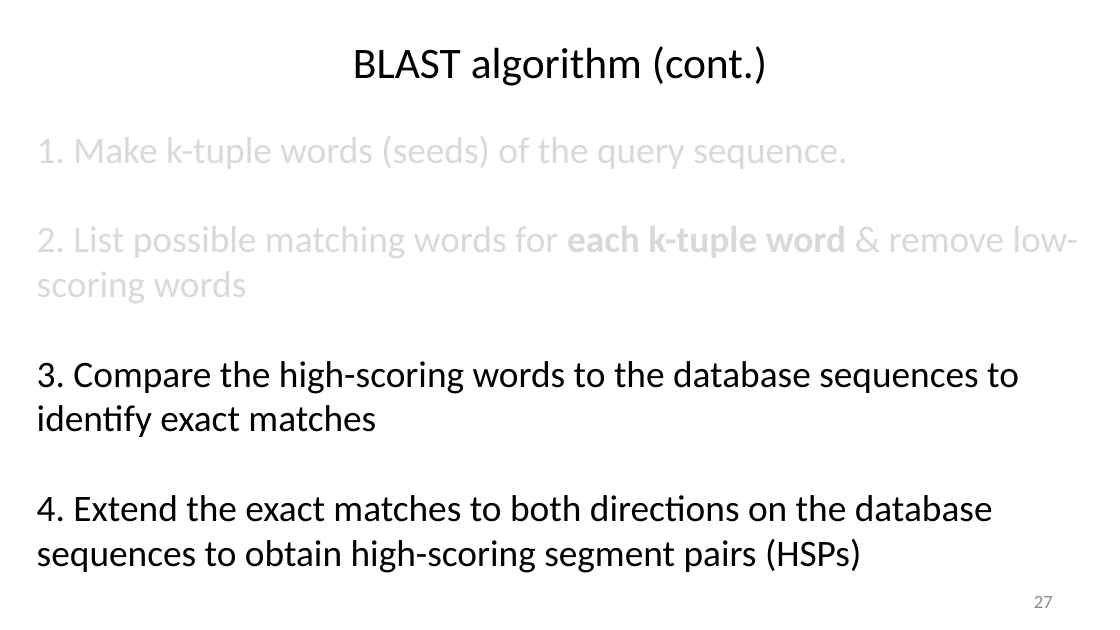
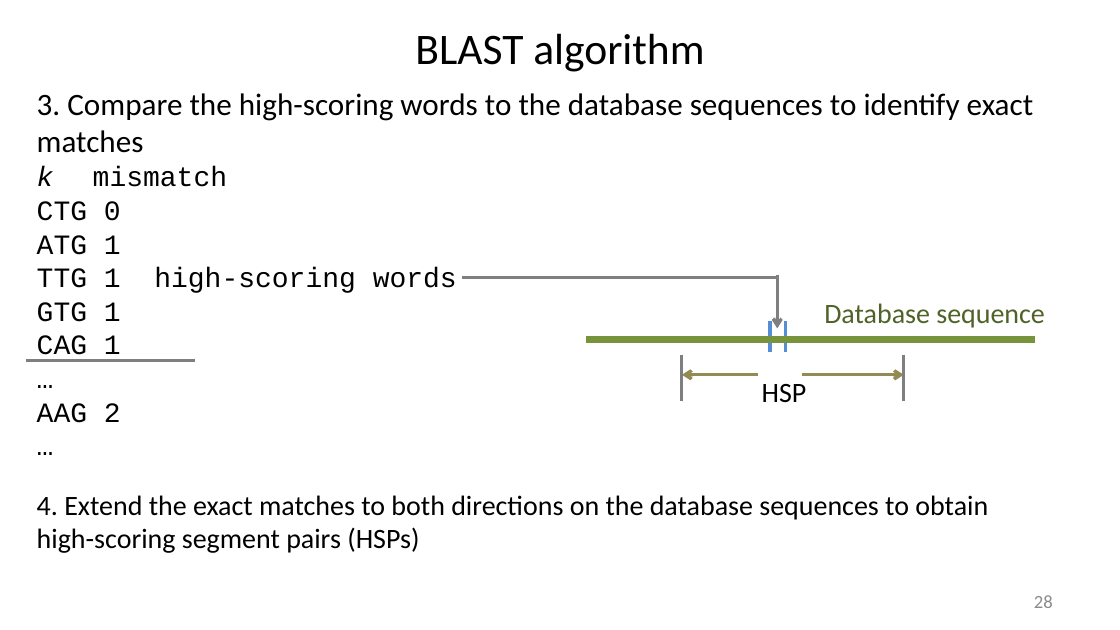
Before and after one commit to liu3zhenlab/teaching, a slide deck: slide 28 of PLPTH813Bioinformatis/2025/1_lecture/lecture04_alignment_I.pptx (slide 27 before the commit). Drawn at 1120x630 pixels with LibreOffice and Linux fonts; fonts in the diff are those of the drawing. Boxes give left, top, right and bottom in pixels: in the first picture for what was removed or moved away, otherwise in the second. Text is boxed around its words. In the diff, an @@ line names an element or a change of style, - is before the commit and + after.

```diff
--- a/PLPTH813Bioinformatis/2025/1_lecture/lecture04_alignment_I.pptx
+++ b/PLPTH813Bioinformatis/2025/1_lecture/lecture04_alignment_I.pptx
@@ title at (415,33,704,72): text changed @@
-BLAST algorithm (cont.)
+BLAST algorithm
@@ text "3. Compare the high-scoring words ...": place and size @@
-text "3. Compare the high-scoring words ..." at (37,128,1078,573)
+text "3. Compare the high-scoring words ..." at (37,93,1033,423)
@@ text at (37,93,1033,153): size 24 to 20 pt in "3. Compare the high-scoring words to the ..." @@
@@ text at (37,128,1078,308): paragraphs removed @@
-1. Make k-tuple words (seeds) of the query sequence.
-2. List possible matching words for each k-tuple word & remove low-scoring words
@@ text at (37,167,457,423): text changed; size 24 to 18 pt; font Calibri to Courier New @@
-4. Extend the exact matches to both directions on the database sequences to obtain high-scoring segment pairs (HSPs)
+k mismatch
+CTG 0
+ATG 1
+TTG 1 high-scoring words
+GTG 1
+CAG 1
+…
+AAG 2
+…
@@ group added at (463,276,785,352): 3 lines, 1 arrow @@
@@ text added at (824,303,1045,328), 18 pt, text #4F6228 @@
+Database sequence
@@ line added from (587, 339) to (1036, 339), #77933C 4.5 pt @@
@@ line added from (26, 361) to (195, 361), #7F7F7F 2 pt @@
@@ group added at (682,355,904,402): 2 arrows, 2 lines, 1 text @@
+HSP
@@ text added at (37,495,988,553), 18 pt, text #000000 @@
+4. Extend the exact matches to both directions on the database sequences to obtain high-scoring segment pairs (HSPs)
@@ page number at (1034,595,1053,608): text changed @@
-27
+28
```
Also in this commit, not shown: 10 other slides changed, 1 slide added, 2 other files.
